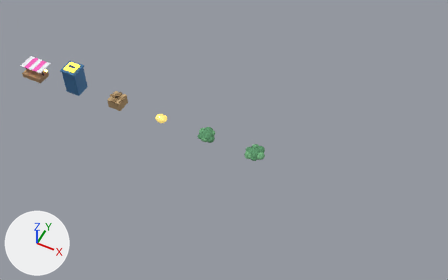
The Blender file blender/gta_props.blend, before and after one commit.
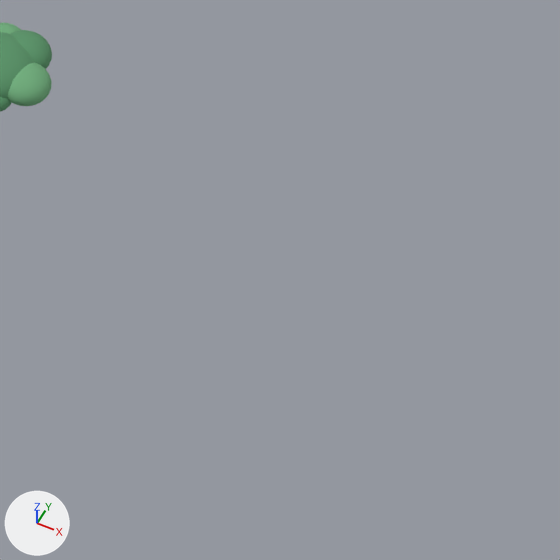
The first picture shows the older version from a 50 mm camera at (274.6, -243.6, 308.7) aimed at (153.0, -0.3, 4.7). The close-ups show the older and then the newer version on the part from 57% to 81% of the width and 50% to 88% of the height of that picture. Only the edits that show in the close-ups are written down. Arrows for +X, +Y and +Z are at lower left; the lights stay in place.

Names of what the first close-up shows: 'core.001', 'puff4.001', 'puff5.001' and 2 more.
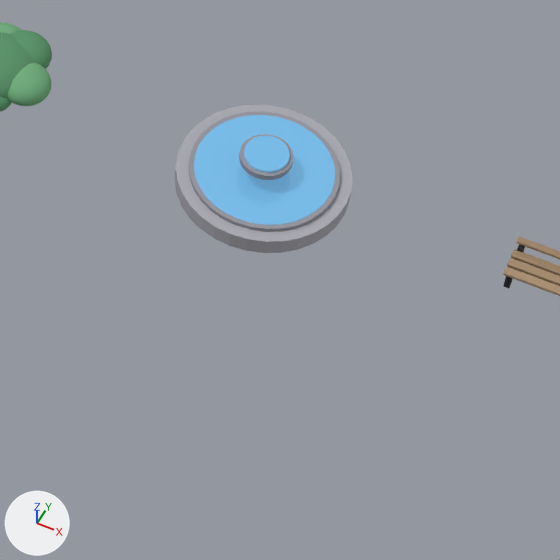
Pixel boxes (x1, y1, x2, y2) of what changed, in the close-ups (560 x 560 px):
'water', added (blue): after (194, 115, 335, 225)
'basin', added: after (174, 105, 352, 253)
'bowl', added: after (188, 111, 340, 231)
'cupwater', added (blue): after (244, 136, 290, 172)
'cup', added: after (239, 134, 294, 180)
'slat2', added (beige): after (503, 267, 560, 296)
'slat1', added (beige): after (507, 258, 560, 286)
'slat0', added (brown): after (511, 249, 560, 276)
'back', added: after (516, 237, 560, 259)
'legF-3.8', added: after (504, 276, 513, 288)
'legB-3.8', added: after (517, 245, 525, 261)

What changed in the scene script:
```text
Add mat_p_bwood0:
    mat_p_bwood0 = bpy.data.materials.new('P_BWOOD0')
    # nodes: BsdfPrincipled, Bump, OutputMaterial, TexNoise
    # colours: brown #9e8467
Add mat_p_bwood2:
    mat_p_bwood2 = bpy.data.materials.new('P_BWOOD2')
    # nodes: BsdfPrincipled, Bump, OutputMaterial, TexNoise
    # colours: beige #aa8e6f
Add mat_p_bwood1:
    mat_p_bwood1 = bpy.data.materials.new('P_BWOOD1')
    # nodes: BsdfPrincipled, Bump, OutputMaterial, TexNoise
    # colours: beige #a4896b
Add mat_p_stone2:
    mat_p_stone2 = bpy.data.materials.new('P_STONE2')
    # nodes: BsdfPrincipled, Bump, OutputMaterial, TexNoise
    # colours: grey #95959e
Add mat_p_stone:
    mat_p_stone = bpy.data.materials.new('P_STONE')
    # nodes: BsdfPrincipled, Bump, OutputMaterial, TexNoise
    # colours: grey #aaaab1
Add ob_legb_3_8:
    ob_legb_3_8 = bpy.data.objects.new('legB-3.8', me_cube_021)  # a box spanning x -4.15..-3.45, y 1.85..2.55, z 0.0..3.2; in mat_p_iron (dark grey #38383f)
    ob_legb_3_8.location = (245.0, 0.0, 0.0)
Add ob_legf_3_8:
    ob_legf_3_8 = bpy.data.objects.new('legF-3.8', me_cube_020)  # a box spanning x -4.15..-3.45, y -1.75..-1.05, z 0.0..2.2; in mat_p_iron (dark grey #38383f)
    ob_legf_3_8.location = (245.0, 0.0, 0.0)
Add ob_back:
    ob_back = bpy.data.objects.new('back', me_cube_019)  # a box spanning x -4.5..4.5, y 2.15..3.05, z 3.4..3.9; modifiers BEVEL
    ob_back.location = (245.0, 0.0, 0.0)
Add ob_slat2:
    ob_slat2 = bpy.data.objects.new('slat2', me_cube_018)  # a box spanning x -4.5..4.5, y -1.97..-0.82, z 2.2..2.7; modifiers BEVEL
    ob_slat2.location = (245.0, 0.0, 0.0)
Add ob_slat1:
    ob_slat1 = bpy.data.objects.new('slat1', me_cube_017)  # a box spanning x -4.5..4.5, y -0.58..0.58, z 2.2..2.7; modifiers BEVEL
    ob_slat1.location = (245.0, 0.0, 0.0)
Add ob_slat0:
    ob_slat0 = bpy.data.objects.new('slat0', me_cube_016)  # a box spanning x -4.5..4.5, y 0.82..1.97, z 2.2..2.7; modifiers BEVEL
    ob_slat0.location = (245.0, 0.0, 0.0)
Add ob_cupwater:
    ob_cupwater = bpy.data.objects.new('cupwater', me_cylinder_007)  # a 20-sided cylinder along z spanning x -2.7..2.7, y -2.7..2.7, z -0.15..0.15; in mat_p_fwater (blue #5995bc, glowing blue #7cbce7)
    ob_cupwater.location = (210.0, 0.0, 5.6)
Add ob_cup:
    ob_cup = bpy.data.objects.new('cup', me_cylinder_006)  # a 20-sided cylinder along z spanning x -3.2..3.2, y -3.2..3.2, z -0.4..0.4
    ob_cup.location = (210.0, 0.0, 5.0)
Add ob_water:
    ob_water = bpy.data.objects.new('water', me_cylinder_004)  # a 32-sided cylinder along z spanning x -8.4..8.4, y -8.4..8.4, z -0.2..0.2; in mat_p_fwater (blue #5995bc, glowing blue #7cbce7)
    ob_water.location = (210.0, 0.0, 2.6)
Add ob_bowl:
    ob_bowl = bpy.data.objects.new('bowl', me_cylinder_003)  # a 32-sided cylinder along z spanning x -9.0..9.0, y -9.0..9.0, z -0.3..0.3
    ob_bowl.location = (210.0, 0.0, 2.4)
Add ob_basin:
    ob_basin = bpy.data.objects.new('basin', me_cylinder_002)  # a 32-sided cylinder along z spanning x -10.5..10.5, y -10.5..10.5, z -1.1..1.1
    ob_basin.location = (210.0, 0.0, 1.1)
```
